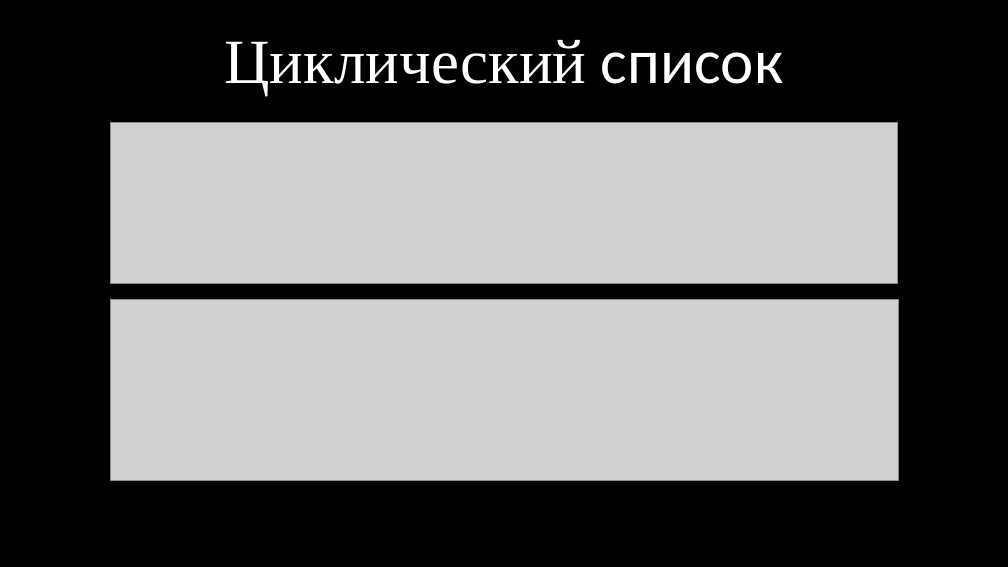
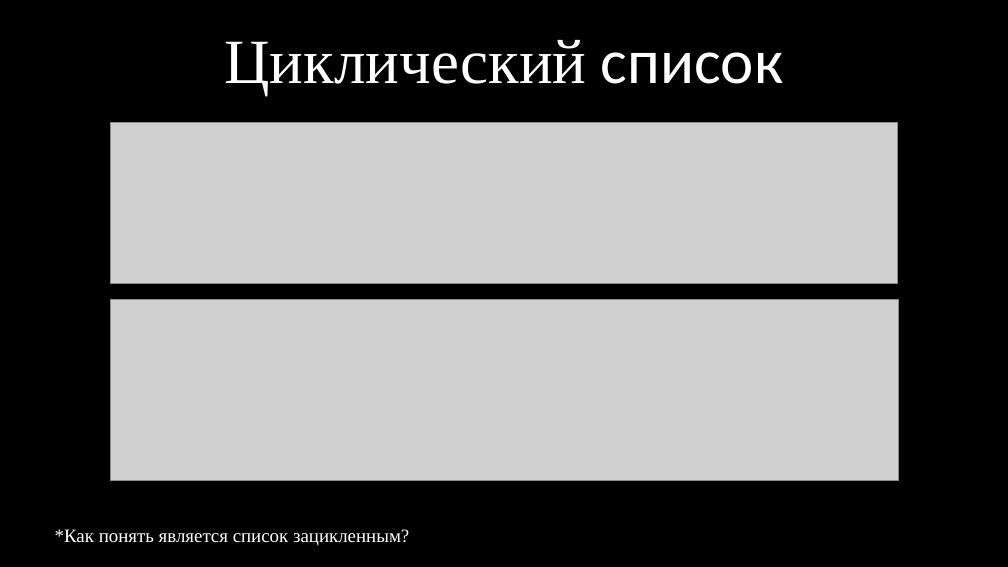
Before and after one commit to kruffka/C-Programming, a slide deck: slide 41 of 14_linked_lists/14_linked_lists.pptx (slide 43 before the commit). Drawn at 1008x567 pixels with LibreOffice and Linux fonts; fonts in the diff are those of the drawing; grey boxes stand for pictures. Boxes give left, top, right and bottom in pixels: in the first picture for what was removed or moved away, otherwise in the second. Text is boxed around its words. In the diff, an @@ line names an element or a change of style, - is before the commit and + after.

```diff
--- a/14_linked_lists/14_linked_lists.pptx
+++ b/14_linked_lists/14_linked_lists.pptx
@@ text added at (x1=55, y1=529, x2=409, y2=546), 18 pt, text #FFFFFF @@
+*Как понять является список зацикленным?
```
Also in this commit, not shown: 4 other slides changed, 4 slides added, 2 slides removed, 1 other file.
